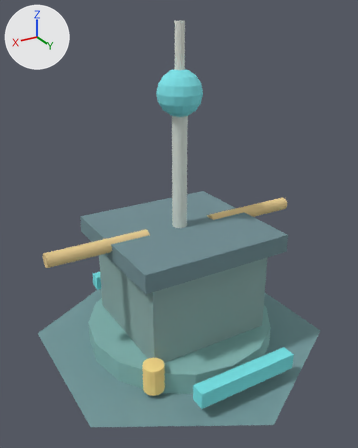
A saved change to the glTF model assets/objects/buildings/logistics.glb.
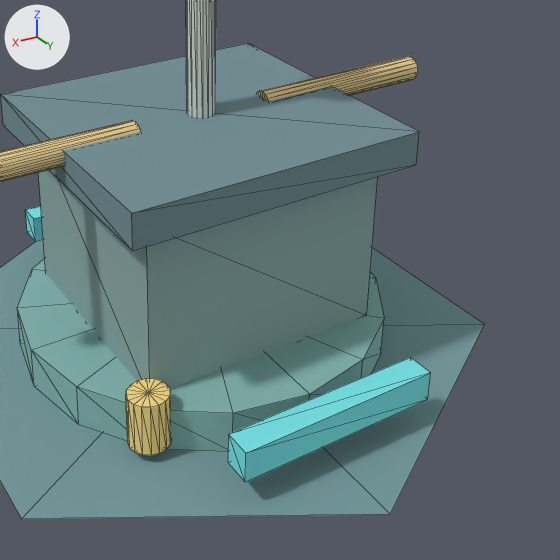
Each version appears first whole from a 50 mm camera at (2.11, 3.51, 3.0) aimed at (0.05, 0.08, 1.28), and next in a close-up on the part from 22% to 100% of the width and 38% to 100% of the height. Lighting does not change. The marker at upper left points along +X, +Y and +Z. The first two pictures are the older version. The close-ups show mesh edges as thin lines.
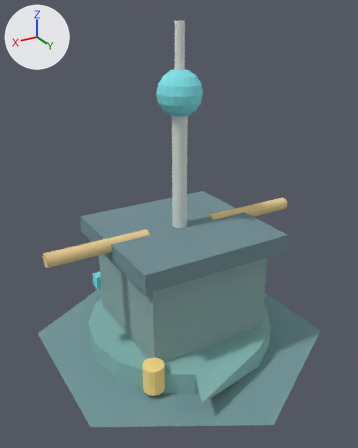
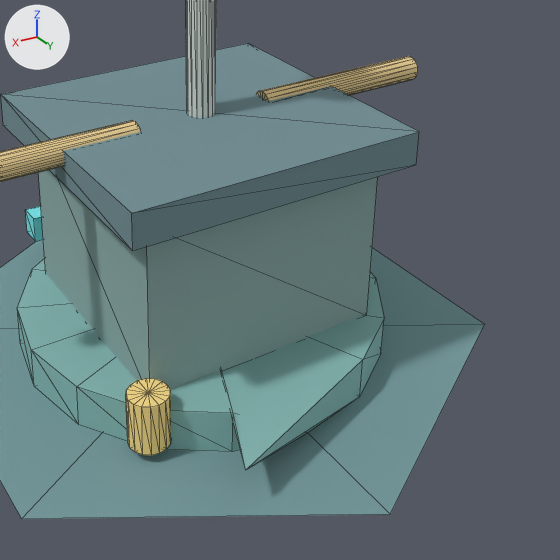
Patch to the scene script:
```diff
--- a/assets/objects/buildings/logistics.glb.py
+++ b/assets/objects/buildings/logistics.glb.py
@@ me_mesh_0 @@
 # used by ob_mesh_0; location = (0.0, 0.0, 0.0)
 # verts and faces of me_mesh_0; kept vertices keep their numbers, new ones are numbered from 399
 # before: 35 (0.0, 0.88, 0.28) at pixel (309, 394)
-me_mesh_0.from_pydata(...)  # 399 vertices, 738 faces; spans x -1.23..1.23, y -1.4..1.4, z 0.08..2.93
+me_mesh_0.from_pydata(...)  # 391 vertices, 726 faces; spans x -1.23..1.23, y -1.4..1.4, z 0.08..2.93
+# me_mesh_0 part 1: the loose piece of 8 vertices spanning x -0.46..0.46, y 0.97..1.09, z 0.21..0.35 is deleted
+# me_mesh_0 part 2
+verts[35] = (0.46, 1.09, 0.27)  # moved, pixel (245, 470)
 me_mesh_0.materials.append(mat_material_0)
```

What differs and where, as boxes [x1, y1, x2, y2] in the close-ups (560 x 560 px; the box of a moved part takes in the faces that stretch with it):
part 1 of me_mesh_0, deleted (cyan): before [228, 357, 430, 482]
part 2 of me_mesh_0, moved or reshaped: before [222, 337, 362, 420]; after [222, 337, 362, 470]
